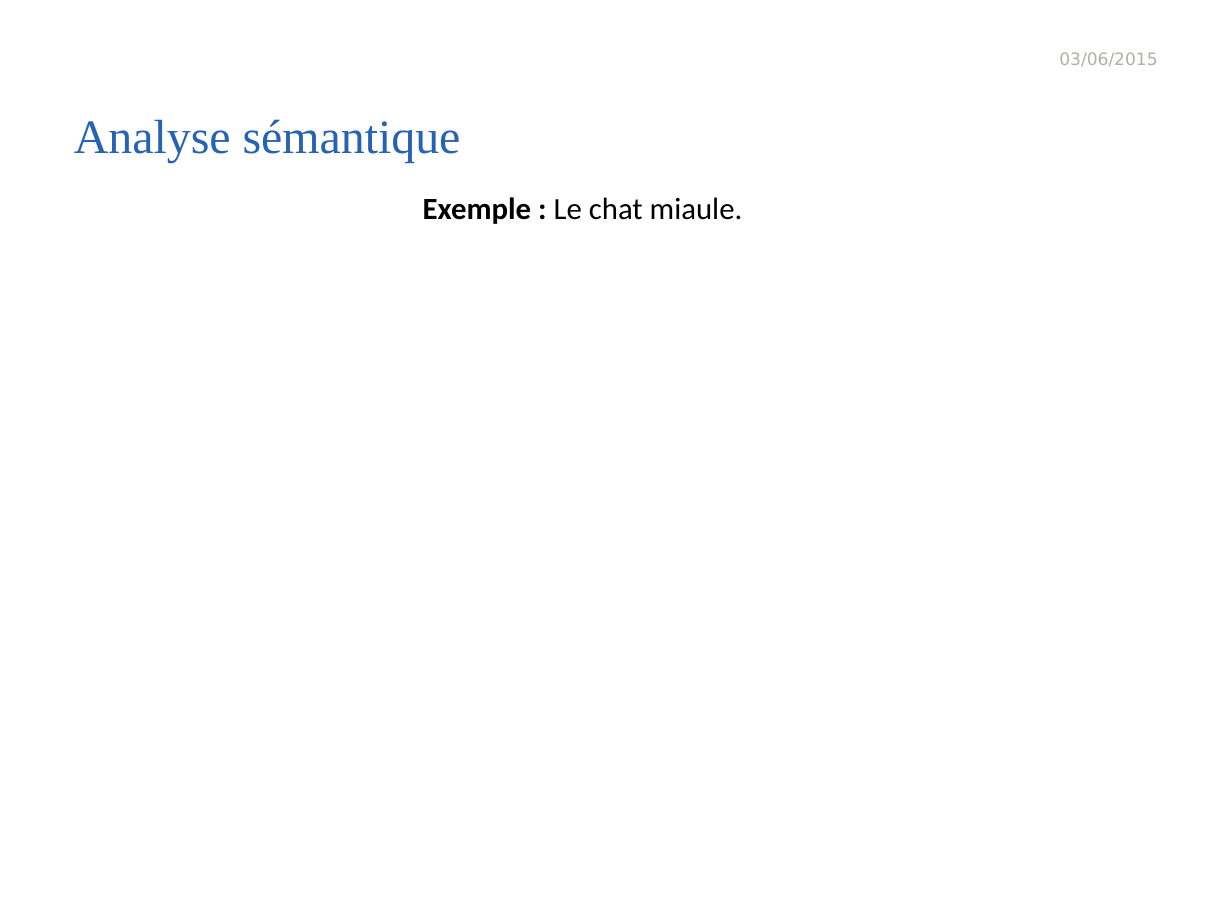
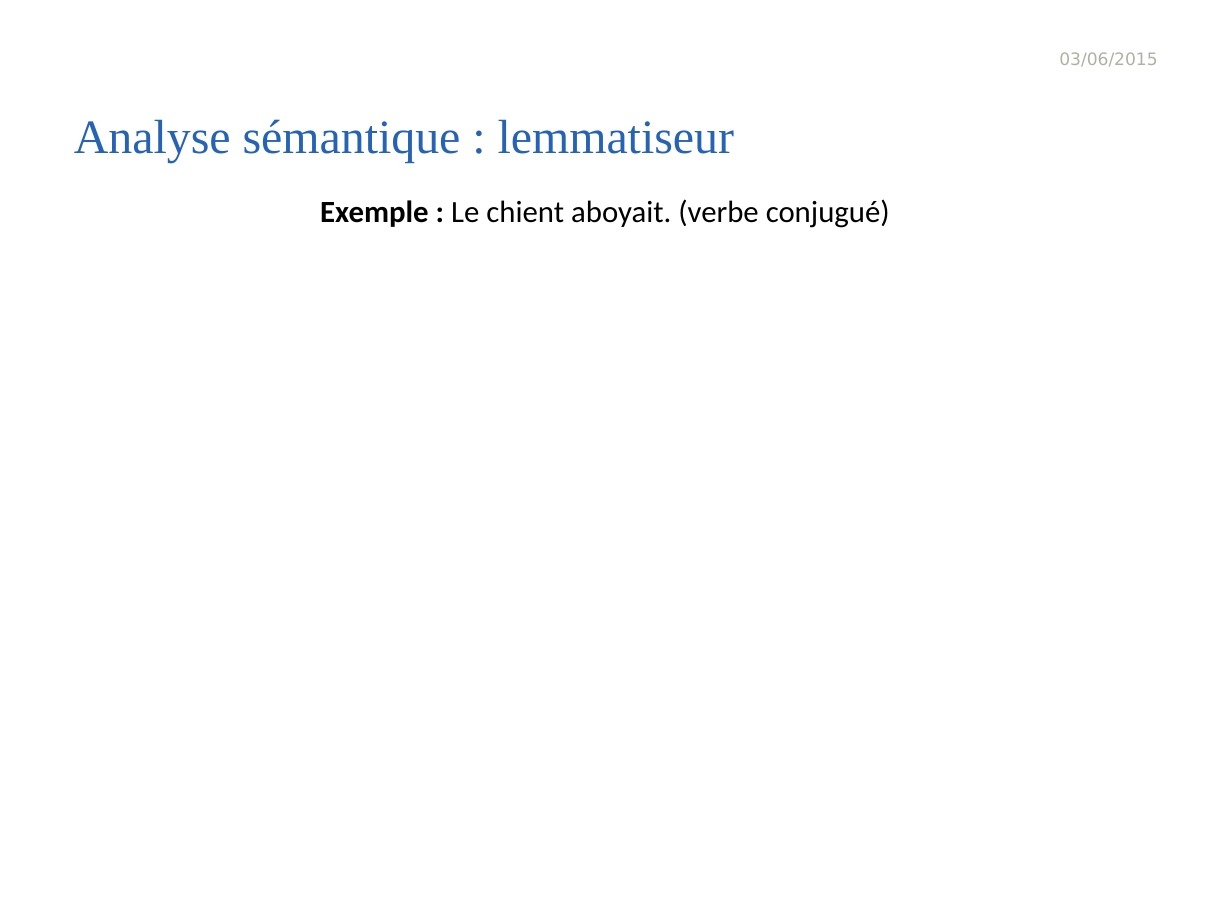
Before and after one commit to wael54/ProjetTER, a slide deck: slide 14 of Presentation_TER.pptx (slide 13 before the commit). Drawn at 1232x924 pixels with LibreOffice and Linux fonts; fonts in the diff are those of the drawing; background and template pictures are left out. Boxes give left, top, right and bottom in pixels: in the first picture for what was removed or moved away, otherwise in the second. Text is boxed around its words. In the diff, an @@ line names an element or a change of style, - is before the commit and + after.

```diff
--- a/Presentation_TER.pptx
+++ b/Presentation_TER.pptx
@@ title at [74,119,734,162]: text changed @@
-Analyse sémantique
+Analyse sémantique : lemmatiseur
@@ text at [320,199,890,228]: text changed @@
-Exemple : Le chat miaule.
+Exemple : Le chient aboyait. (verbe conjugué)
```
Also in this commit, not shown: 7 other slides changed, 1 slide added.
